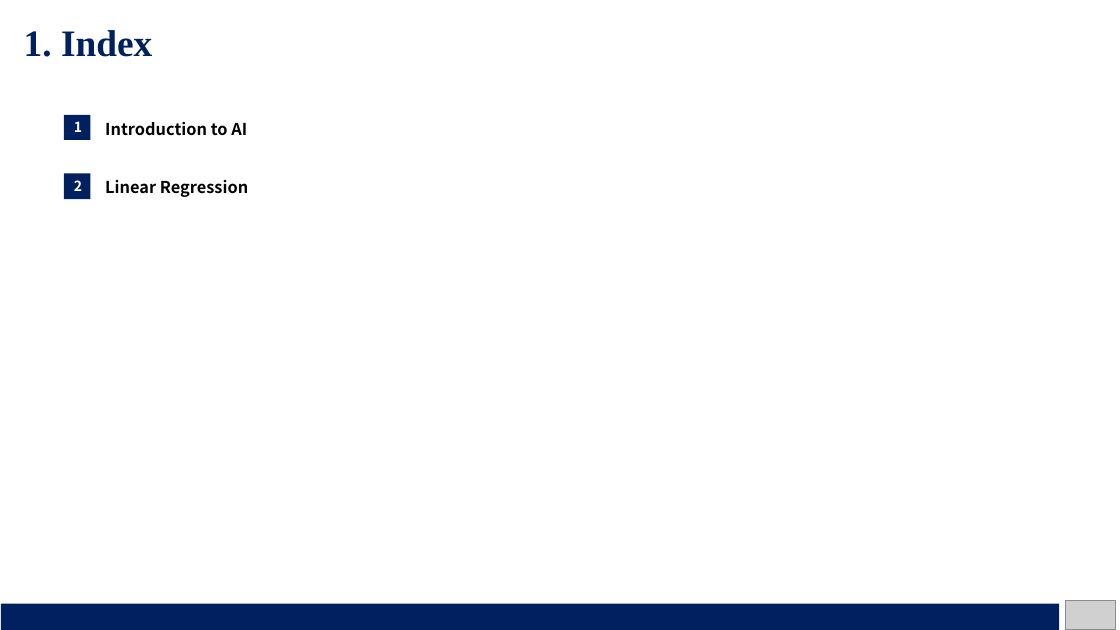
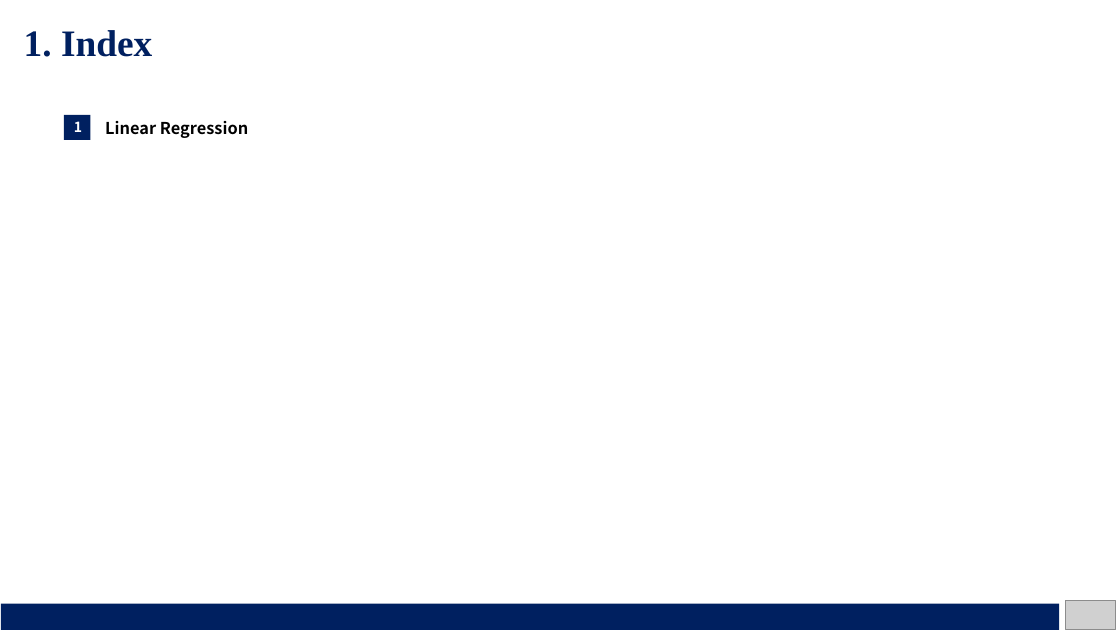
Before and after one commit to Yuniqque/Project, a slide deck: slide 2 of study/Nam/[Nam] IntroductionAI_02.Regression.pptx. Drawn at 1120x630 pixels with LibreOffice and Linux fonts; fonts in the diff are those of the drawing; grey boxes stand for pictures. Boxes give left, top, right and bottom in pixels: in the first picture for what was removed or moved away, otherwise in the second. Text is boxed around its words. In the diff, an @@ line names an element or a change of style, - is before the commit and + after.

```diff
--- a/study/Nam/[Nam] IntroductionAI_02.Regression.pptx
+++ b/study/Nam/[Nam] IntroductionAI_02.Regression.pptx
@@ text at <box>105,122,247,136</box>: paragraph removed @@
-Introduction to AI
@@ rectangle removed at <box>64,173,90,199</box> @@
-2
```
Also in this commit, not shown: 1 other slide changed.
